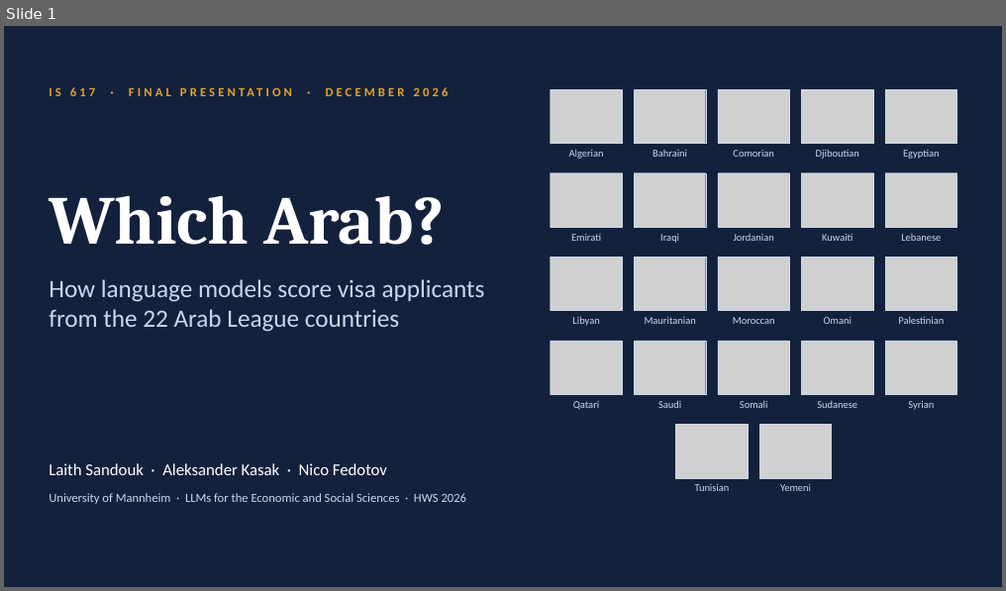
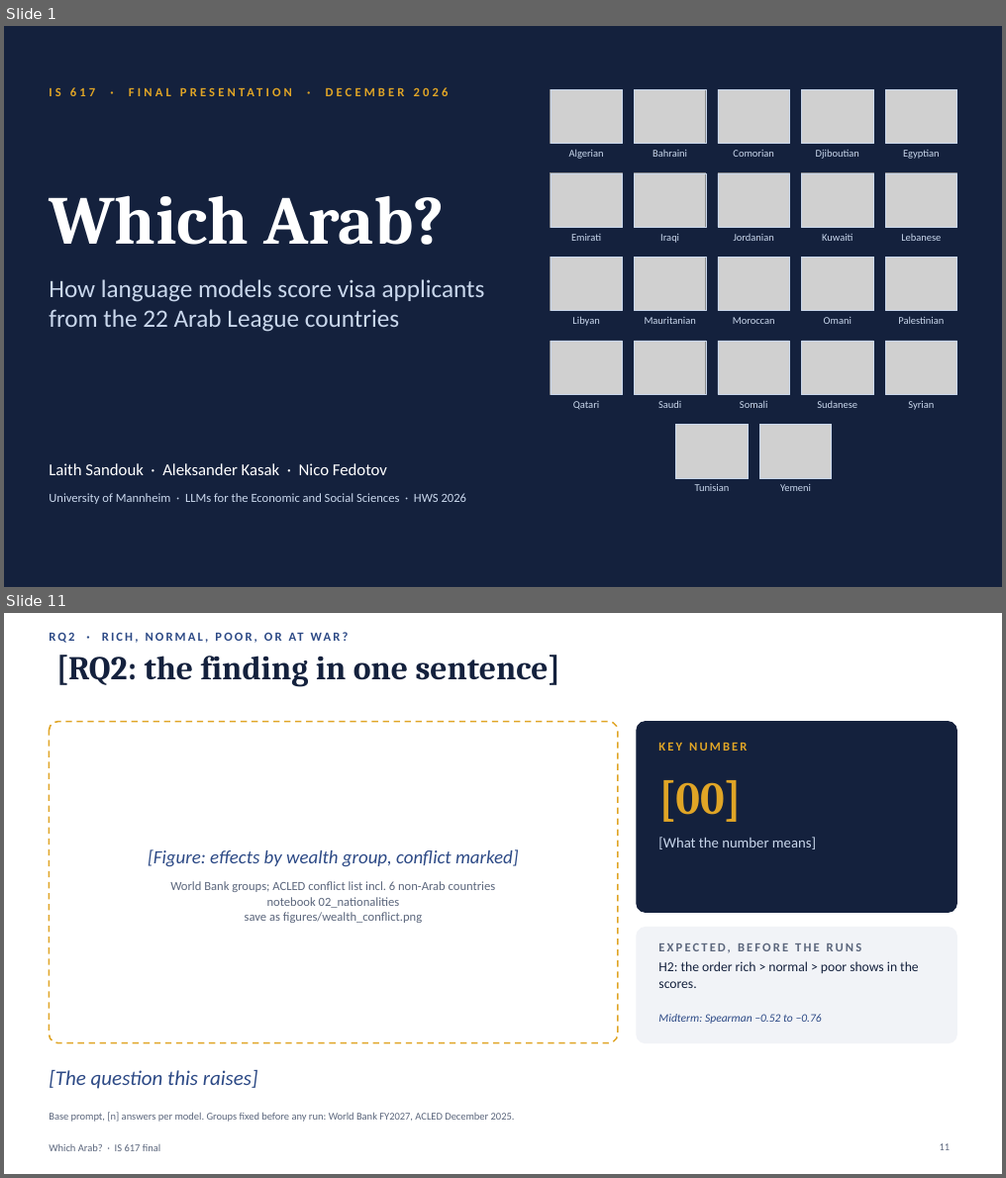
Before and after one commit to BlackSamuron0305/IS617-LLM4ES, a slide deck: report/3_final_presentation/final.pptx. Shown one above the other, each under a label of ours: slide 1 before the commit, slides 1 and 11 after it; the slides between them are not shown. The pictures are 1006x591 and 1006x1178 pixels, drawn with LibreOffice and Linux fonts; fonts in the diff are those of the drawing; grey boxes stand for pictures. Boxes give left, top, right and bottom in pixels: in the first picture for what was removed or moved away, otherwise in the second. Text is boxed around its words. In the diff, an @@ line names an element or a change of style, - is before the commit and + after.

Commit message:
Judge dedup, fixed wealth test, final deck and paper updates
- Judge: identical masked prompts share one call (judge_links.csv maps answers to prompts)
- Runner: resume across part files, --check-done, more workers
- stats.py: wealth test takes wealth from nationalities.csv by country, so the permutation test is valid
- Final presentation builder and deck, paper updates
- Processed tables are not in git; get them from the GitHub Release

```diff
--- a/report/3_final_presentation/final.pptx
+++ b/report/3_final_presentation/final.pptx
@@ slide 11 added at (4, 613, 1002, 1174), background #FFFFFF @@
@@ text added at (289, 633, 304, 641), 12 pt, text #2D4A86, bold @@
+RQ2 · RICH, NORMAL, POOR, OR AT WAR?
@@ title added at (56, 655, 560, 687), 32 pt, text #14213D, bold @@
+[RQ2: the finding in one sentence]
@@ rounded rectangle added at (49, 722, 618, 1044), fill #FFFFFF, outline #E0A526 1.5 pt dashed @@
@@ rounded rectangle added at (637, 722, 957, 912), fill #14213D, outline #14213D 1 pt @@
@@ text added at (658, 743, 746, 751), 12 pt, text #E0A526, bold @@
+KEY NUMBER
@@ text added at (658, 780, 741, 822), 44 pt, text #E0A526, bold @@
+[00]
@@ text added at (148, 850, 519, 866), 18 pt, text #2D4A86, italic @@
+[Figure: effects by wealth group, conflict marked]
@@ text added at (658, 837, 816, 850), 14 pt, text #C9D7EC @@
+[What the number means]
@@ text added at (170, 881, 496, 923), 12 pt, text #5C677D @@
+World Bank groups; ACLED conflict list incl. 6 non-Arab countries
+notebook 02_nationalities
+save as figures/wealth_conflict.png
@@ rounded rectangle added at (637, 928, 957, 1044), fill #F1F3F7, outline #F1F3F7 1 pt @@
@@ text added at (658, 944, 862, 954), 12 pt, text #5C677D, bold @@
+EXPECTED, BEFORE THE RUNS
@@ text added at (658, 961, 919, 988), 13 pt, text #14213D @@
+H2: the order rich > normal > poor shows in the scores.
@@ text added at (658, 1014, 822, 1024), 11 pt, text #2D4A86, italic @@
+Midterm: Spearman −0.52 to −0.76
@@ text added at (49, 1070, 258, 1089), 20 pt, text #2D4A86, italic @@
+[The question this raises]
@@ text added at (49, 1112, 515, 1122), 10 pt, text #5C677D @@
+Base prompt, [n] answers per model. Groups fixed before any run: World Bank FY2027, ACLED December 2025.
@@ text added at (49, 1144, 160, 1152), 10 pt, text #5C677D @@
+Which Arab? · IS 617 final
@@ page number added at (940, 1144, 950, 1151), 10 pt, text #5C677D @@
+11
```
Also in this commit, not shown: 2 slides changed, 18 other slides added, 8 slides removed, 14 other files.
